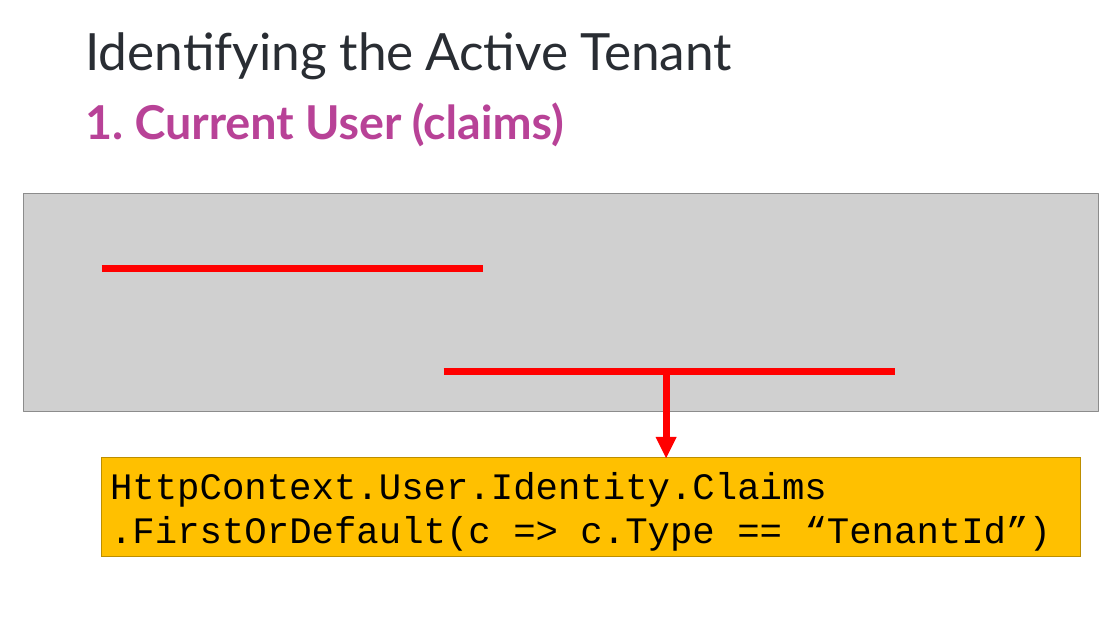
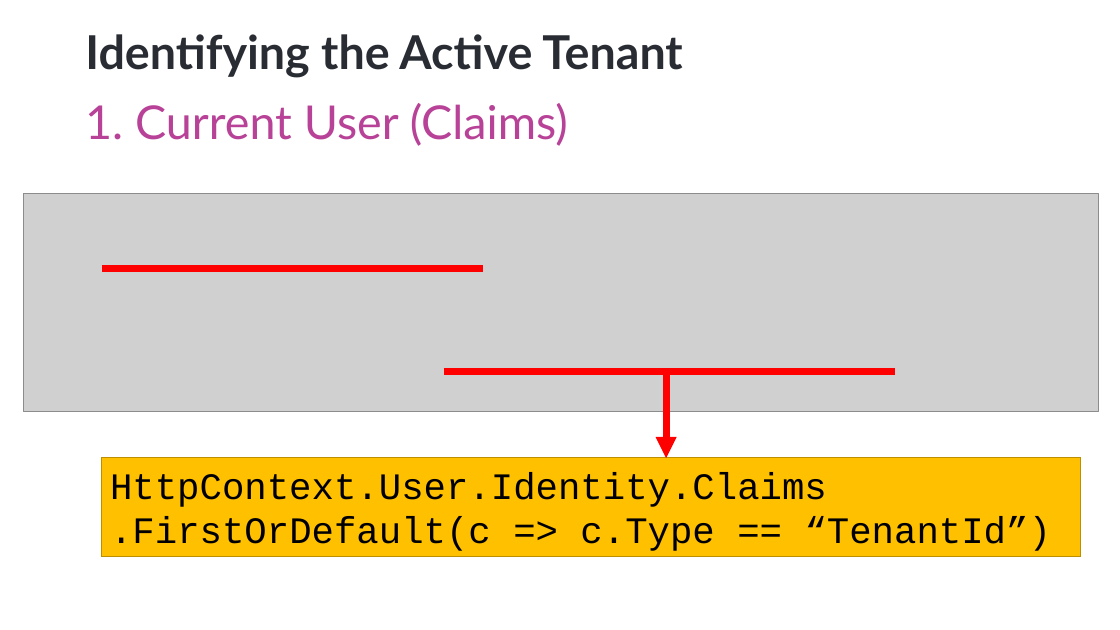
Before and after one commit to ebicoglu/presentations, a slide deck: slide 11 of multi-tenancy-wearedevelopers-2025_30mins.pptx. Drawn at 1120x630 pixels with LibreOffice and Linux fonts; fonts in the diff are those of the drawing; grey boxes stand for pictures; background and template pictures are left out. Boxes give left, top, right and bottom in pixels: in the first picture for what was removed or moved away, otherwise in the second. Text is boxed around its words. In the diff, an @@ line names an element or a change of style, - is before the commit and + after.

```diff
--- a/multi-tenancy-wearedevelopers-2025_30mins.pptx
+++ b/multi-tenancy-wearedevelopers-2025_30mins.pptx
@@ title "Identifying the Active Tenant" at (85, 34, 683, 78): size 44 to 40 pt, bold on @@
@@ text at (85, 103, 568, 146): text changed; bold off @@
-1. Current User (claims)
+1. Current User (Claims)
```
Also in this commit, not shown: 19 other slides changed.
